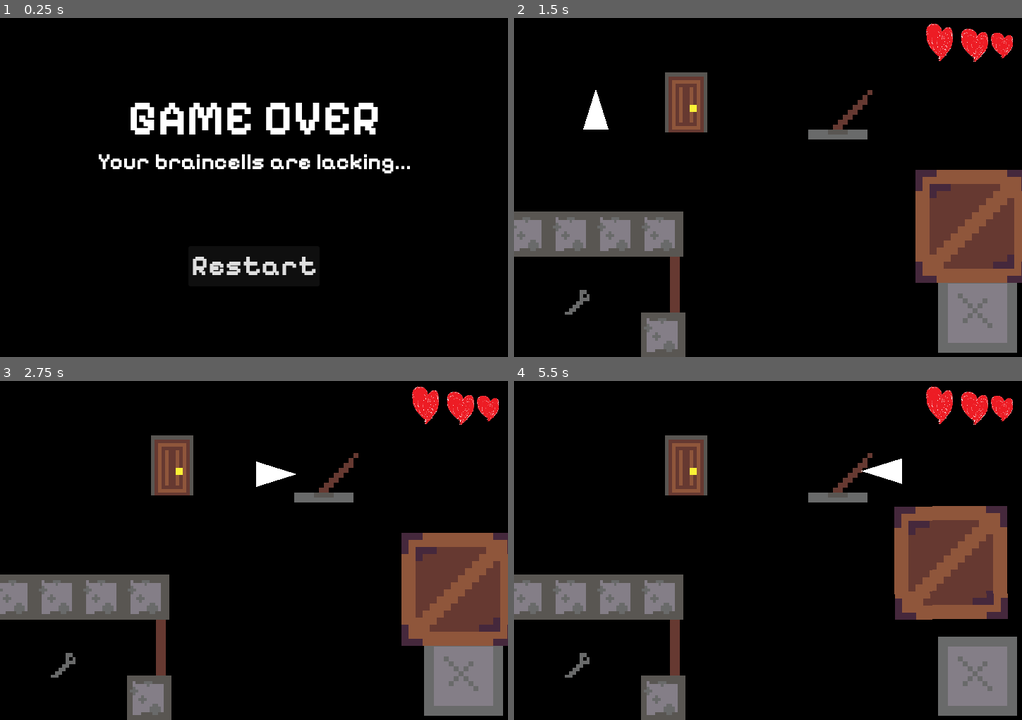
Above: before the commit, frames 1-4 (two rows, left to right).
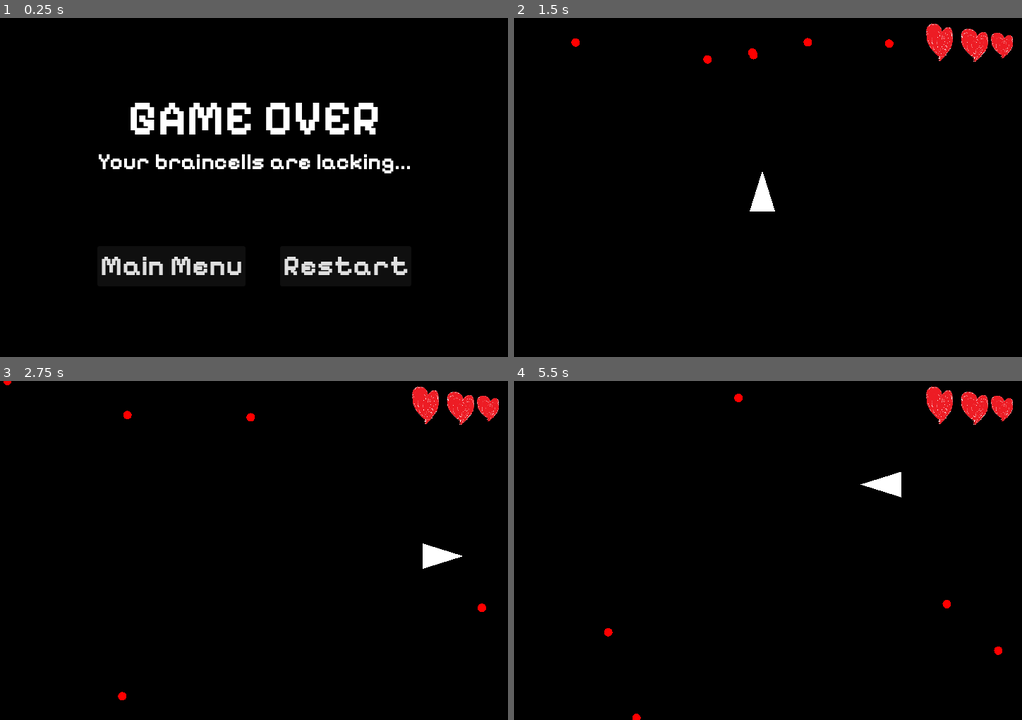
Above: after the commit, the same moments.

Repository: SabrinaRoss/Braincelll-Limited
Game: Godot game, scene res://Scene/game_over_screen/game_over_screen.tscn
Two runs of this game, one before a commit and one after it. Both use one fixed random seed, a clock stepped at 60 frames per second and the inputs below. This scene is started directly instead of the project's main scene.
Inputs (mouse positions are in pixels of both pictures, inside the frame that each line leads up to):
- Up to frame 1 (0.25 s): no input
- Up to frame 2 (1.5 s): click (686, 265) at 0.5 s, where only the run after the commit has a clickable "Main Menu"; click "Restart" (after the commit: "Start") at 1.25 s
- Up to frame 3 (2.75 s): tap Enter at 2 s; move the mouse to (365, 533) at 2.02 s; hold D (move_right) from 2.03 s (still down); hold Space (drop_items) from 2.03 s (still down); click (365, 533) at 2.17 s
- Up to frame 4 (5.5 s): move the mouse to (666, 567) at 2.77 s; release D (move_right) at 2.78 s; release Space (drop_items) at 2.78 s; hold S (move_down) 2.78-3.53 s; tap Space (drop_items) at 2.85, 4.35 s; move the mouse to (818, 475) at 3.52 s; hold D (move_right) 3.53-4.28 s; hold Space (drop_items) 3.53-4.28 s; move the mouse to (742, 618) at 4.27 s; hold W (move_up) 4.28-5.03 s; click (742, 618) at 4.42 s; move the mouse to (920, 601) at 5.02 s; hold A (move_left) from 5.03 s (still down); hold Space (drop_items) from 5.03 s (still down)

The runs differ from the first frame. In frame 1, 1.6% of the frame differs, in the area x 20-81%, y 70-76%; in frame 2, 19%; in frame 3, 19%; in frame 4, 20%, in the area x 0-100%, y 3-100%.

Commit message:
game over main menu button

Diff:
--- a/Scene/game_over_screen/game_over_screen.gd
+++ b/Scene/game_over_screen/game_over_screen.gd
@@ -1,6 +1,7 @@
 extends CanvasLayer
 
 @export var restart_level = "res://Scene/level_0.tscn"
+@export var menu_level = "res://Scene/start_screen/start_scene.tscn"
 
 
 # Called when the node enters the scene tree for the first time.
@@ -15,3 +16,8 @@
 
 func _on_start_button_pressed():
 	get_tree().change_scene_to_file(restart_level)
+
+
+
+func _on_main_menu_pressed():
+	get_tree().change_scene_to_file(menu_level)
--- a/Scene/game_over_screen/game_over_screen.tscn
+++ b/Scene/game_over_screen/game_over_screen.tscn
@@ -44,6 +44,7 @@
 
 [node name="VBoxContainer" type="VBoxContainer" parent="MarginContainer"]
 layout_mode = 2
+size_flags_horizontal = 8
 size_flags_vertical = 8
 alignment = 1
 
@@ -55,4 +56,19 @@
 theme_override_font_sizes/font_size = 40
 text = "Restart"
 
+[node name="VBoxContainer2" type="VBoxContainer" parent="MarginContainer"]
+layout_mode = 2
+size_flags_horizontal = 0
+size_flags_vertical = 8
+alignment = 1
+
+[node name="MainMenu" type="Button" parent="MarginContainer/VBoxContainer2"]
+layout_mode = 2
+size_flags_horizontal = 4
+size_flags_vertical = 4
+theme_override_fonts/font = ExtResource("1_v80s3")
+theme_override_font_sizes/font_size = 40
+text = "Main Menu"
+
 [connection signal="pressed" from="MarginContainer/VBoxContainer/restart" to="." method="_on_start_button_pressed"]
+[connection signal="pressed" from="MarginContainer/VBoxContainer2/MainMenu" to="." method="_on_main_menu_pressed"]
